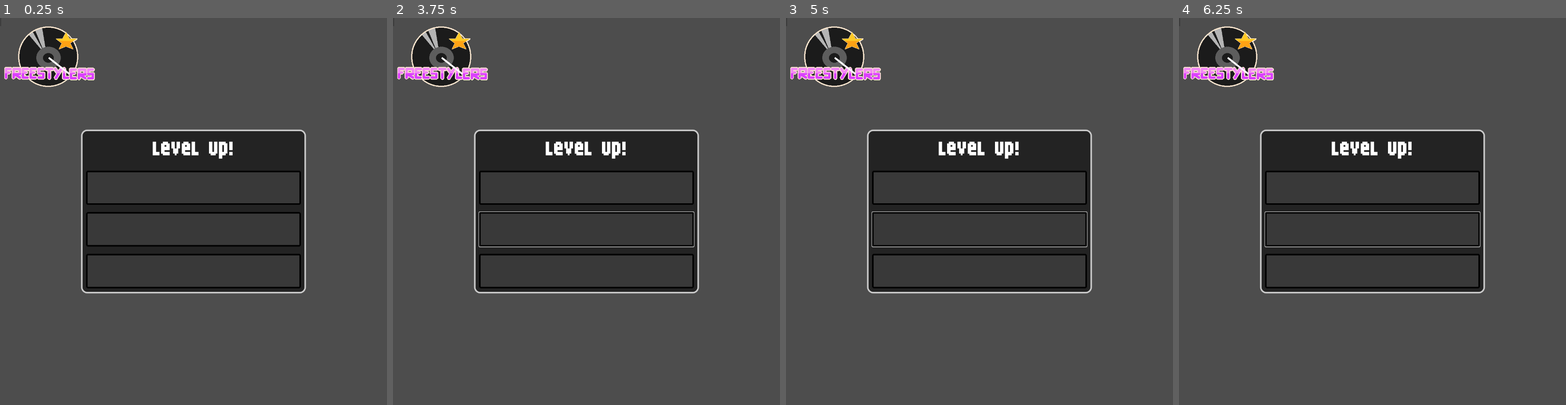
Above: before the commit, frames 1-4 (left to right).
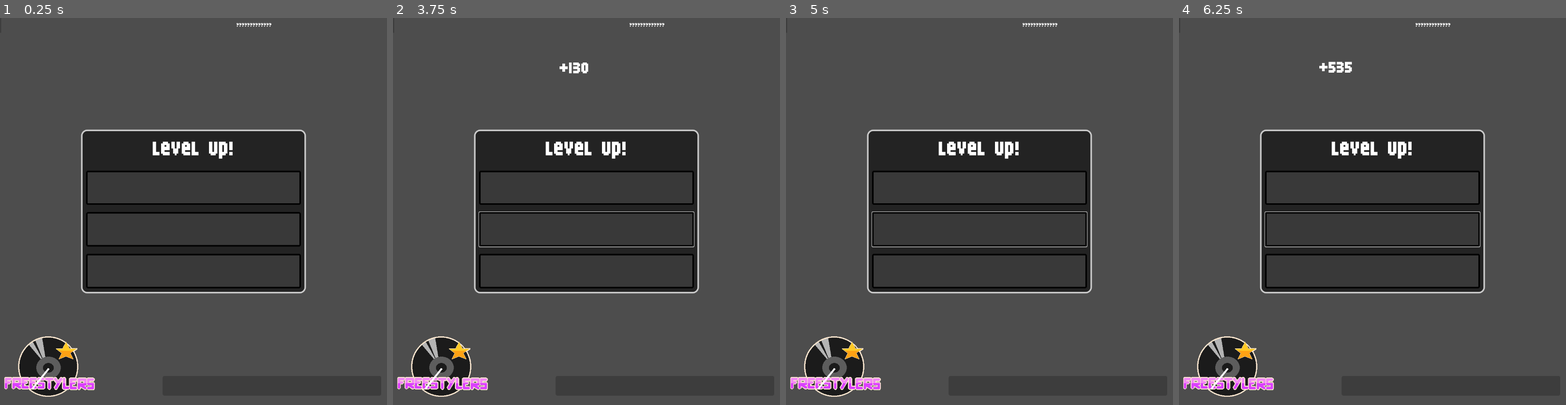
Above: after the commit, the same moments.

Repository: freesstylers/GoofyAhhCar
Game: Godot game, scene res://Assets/Scenes/UI test.tscn
Same seed, same stepped clock (60 frames per second), same inputs: the game is played once before the commit and once after it. The project has no main scene, so this scene is started directly.
Inputs (mouse positions are in pixels of both pictures, inside the frame that each line leads up to):
- Up to frame 1 (0.25 s): no input
- Up to frame 2 (3.75 s): tap Enter at 0.5 s; move the mouse to (671, 192) at 0.52 s; hold Right (right) 0.53-1.25 s; click (671, 192) at 0.67 s; click (586, 188) at 1.25 s; click (586, 230) at 2 s; click (586, 269) at 2.75 s; tap Space (Accelerate) at 3.5 s; drag from (509, 230) to (567, 288) at 3.52 s
- Up to frame 3 (5 s): move the mouse to (1018, 126) at 4.27 s; hold Right (right) from 4.28 s (still down)
- Up to frame 4 (6.25 s): release Right (right) at 5 s; tap Enter at 5 s; drag from (1353, 288) to (1256, 153) at 5.02 s; tap Space (Accelerate) at 5.75 s; move the mouse to (1488, 269) at 5.77 s; hold Left (left) from 5.78 s (still down)

The runs differ from the first frame. In frame 1, 4.1% of the frame differs, in the area x 1-71%, y 1-98%; in frame 2, 4.2%; in frame 3, 4.1%; in frame 4, 4.3%.
Error before the commit: Invalid assignment of property or key 'rotation' with value of type 'float' on a base object of type 'null instance'. (res://Assets/Scripts/spedometer.gd:16)

Commit message:
PARTICULASSSSSSSSSSSSS PUNTOS

Diff:
--- /dev/null
+++ b/clusy-cart/Assets/Prefabs/Game/exp_bar.tscn
@@ -0,0 +1,8 @@
+[gd_scene format=3 uid="uid://bkt3u3yo0vskc"]
+
+[node name="EXP bar" type="ProgressBar"]
+anchors_preset = 10
+anchor_right = 1.0
+offset_bottom = 49.0
+grow_horizontal = 2
+show_percentage = false
--- /dev/null
+++ b/clusy-cart/Assets/Prefabs/Game/point_particle.tscn
@@ -0,0 +1,24 @@
+[gd_scene load_steps=2 format=3 uid="uid://bstnh7hielj7e"]
+
+[ext_resource type="Script" path="res://Assets/Scripts/gameUI/point_particle.gd" id="1_bo3mv"]
+
+[node name="pointParticle" type="Label"]
+anchors_preset = -1
+anchor_left = -0.071875
+anchor_top = -0.0398437
+anchor_right = 0.0734375
+anchor_bottom = 0.0398437
+offset_left = -1.0
+offset_right = -1.0
+pivot_offset = Vector2(93, 51)
+theme_override_font_sizes/font_size = 72
+text = "+999"
+horizontal_alignment = 1
+vertical_alignment = 1
+script = ExtResource("1_bo3mv")
+InitialDir = Vector2(0, -1)
+InitialVel = 385.2
+Gravity = Vector2(0, 980)
+AngleRange = 45.0
+TimeToLive = 0.5
+metadata/_edit_use_anchors_ = true
--- a/clusy-cart/Assets/Prefabs/Game/speed_meter.tscn
+++ b/clusy-cart/Assets/Prefabs/Game/speed_meter.tscn
@@ -13,7 +13,7 @@
 texture = ExtResource("1_fnpr3")
 stretch_mode = 5
 script = ExtResource("2_gwepd")
-Rect = NodePath("")
+Rect = NodePath("speed stick thing")
 MinAngle = -231.0
 MaxAngle = 38.2
 MaxSpeed = 200.0
--- a/clusy-cart/Assets/Scenes/UI test.tscn
+++ b/clusy-cart/Assets/Scenes/UI test.tscn
@@ -1,9 +1,12 @@
-[gd_scene load_steps=5 format=3 uid="uid://c650k1eh1suet"]
+[gd_scene load_steps=8 format=3 uid="uid://c650k1eh1suet"]
 
 [ext_resource type="PackedScene" uid="uid://df8e5sy3ga16" path="res://Assets/Prefabs/Game/gasMeter.tscn" id="1_7lnja"]
 [ext_resource type="Theme" uid="uid://ccsfly34nw0wv" path="res://Assets/Themes/MainMenuTheme.tres" id="1_bjny1"]
 [ext_resource type="PackedScene" uid="uid://c57gjs6f7y1rs" path="res://Assets/Prefabs/Game/speed_meter.tscn" id="2_ybaca"]
+[ext_resource type="PackedScene" uid="uid://bkt3u3yo0vskc" path="res://Assets/Prefabs/Game/exp_bar.tscn" id="3_t2hj1"]
 [ext_resource type="PackedScene" uid="uid://bn0e6vrb0rly7" path="res://Assets/Prefabs/Game/Level Up Panel.tscn" id="4_ry28i"]
+[ext_resource type="PackedScene" uid="uid://bstnh7hielj7e" path="res://Assets/Prefabs/Game/point_particle.tscn" id="6_m35xq"]
+[ext_resource type="Script" path="res://Assets/Scripts/test/testParticlesPoints.gd" id="7_1al6i"]
 
 [node name="Node" type="Node"]
 
@@ -18,15 +21,53 @@
 metadata/_edit_use_anchors_ = true
 
 [node name="Gasolina" parent="Game UI" instance=ExtResource("1_7lnja")]
+layout_mode = 1
+anchor_left = 0.420312
+anchor_top = 0.925
+anchor_right = 0.985156
+anchor_bottom = 0.975781
+offset_right = 0.0
+offset_bottom = 0.0
+grow_horizontal = 0
+grow_vertical = 0
+
+[node name="EXP bar" parent="Game UI" instance=ExtResource("3_t2hj1")]
 layout_mode = 0
 anchors_preset = 0
+anchor_right = 0.0
+offset_right = 4.0
+grow_horizontal = 1
 
 [node name="speed meter" parent="Game UI" instance=ExtResource("2_ybaca")]
-layout_mode = 0
-anchors_preset = 0
+layout_mode = 1
+anchor_top = 0.800781
+anchor_right = 0.249875
+anchor_bottom = 1.00078
+grow_vertical = 1
 
 [node name="level up menu" parent="Game UI" instance=ExtResource("4_ry28i")]
 layout_mode = 1
 anchors_preset = -1
 grow_horizontal = 1
 grow_vertical = 1
+
+[node name="points" type="Label" parent="Game UI"]
+layout_mode = 1
+anchors_preset = -1
+anchor_left = 0.610937
+anchor_top = 0.009375
+anchor_right = 0.702344
+anchor_bottom = 0.0265625
+offset_right = -77.0
+text = "?????????????"
+metadata/_edit_use_anchors_ = true
+
+[node name="Control" type="Control" parent="Game UI"]
+layout_mode = 1
+anchor_left = 0.415625
+anchor_top = 0.153906
+anchor_right = 0.446875
+anchor_bottom = 0.185156
+script = ExtResource("7_1al6i")
+particle = ExtResource("6_m35xq")
+metadata/_edit_use_anchors_ = true
--- /dev/null
+++ b/clusy-cart/Assets/Scripts/gameUI/point_particle.gd
@@ -0,0 +1,41 @@
+extends Label
+
+@export var InitialDir : Vector2
+@export_range(0, 500, 0.1) var InitialVel : float
+@export var Gravity : Vector2
+@export var AngleRange : float
+@export var TimeToLive : float
+
+var amount : float
+var t = 0.0
+var vel : Vector2
+
+var rng
+
+# Called when the node enters the scene tree for the first time.
+func _ready():
+	text = "+{0}".format([amount])
+
+	rng = RandomNumberGenerator.new()
+	var angle = rng.randf_range(-AngleRange, AngleRange)
+	vel = InitialDir.rotated(deg_to_rad(angle)) * InitialVel
+	pass # Replace with function body.
+
+
+# Called every frame. 'delta' is the elapsed time since the previous frame.
+func _process(delta):
+	t += delta
+	if(t >= TimeToLive):
+		queue_free()
+		pass
+	else:
+		movement(delta)
+		pass
+	pass
+
+
+func movement(delta):
+	set_position(position + (vel * delta))
+
+	vel += Gravity * delta
+	pass
--- a/clusy-cart/Assets/Scripts/spedometer.gd
+++ b/clusy-cart/Assets/Scripts/spedometer.gd
@@ -13,7 +13,7 @@
 
 func _ready():
 	#Rect.pivot_offset.y = Rect.size.x / 2.0
-	Rect.rotation = MinAngle
+	Rect.rotation_degrees = MinAngle
 	pass
 
 func _input(event):
--- /dev/null
+++ b/clusy-cart/Assets/Scripts/test/testParticlesPoints.gd
@@ -0,0 +1,17 @@
+extends Control
+
+@export var particle : Resource
+
+var rng = RandomNumberGenerator.new()
+
+func _input(event):
+	if event.is_action_pressed("Accelerate"):
+		var text = particle.instantiate()
+		text.amount = rng.randi_range(0, 999)
+		add_child(text)
+	pass
+
+
+# Called every frame. 'delta' is the elapsed time since the previous frame.
+func _process(delta):
+	pass
Not shown, added: clusy-cart/Assets/Sprites/CangrejoButaneroPutero/Cangrejo1.png.import
Not shown, added: clusy-cart/Assets/Sprites/CangrejoButaneroPutero/Cangrejo2.png.import
Not shown, added: clusy-cart/Assets/Sprites/CangrejoButaneroPutero/Cangrejo3.png.import
Not shown, added: clusy-cart/Assets/Sprites/CangrejoButaneroPutero/Cangrejo4.png.import
Not shown, added: clusy-cart/Assets/Sprites/CangrejoButaneroPutero/Cangrejo5.png.import
Not shown, added: clusy-cart/Assets/Sprites/CangrejoButaneroPutero/Cangrejo6.png.import
Not shown, added: clusy-cart/Assets/Sprites/Ciclista/Ciclista1.png.import
Not shown, added: clusy-cart/Assets/Sprites/Ciclista/Ciclista2.png.import
Not shown, added: clusy-cart/Assets/Sprites/Ciclista/Ciclista3.png.import
Not shown, added: clusy-cart/Assets/Sprites/Ciclista/Ciclista4.png.import
Not shown, added: clusy-cart/Assets/Sprites/Ciclista/Ciclista5.png.import
Not shown, added: clusy-cart/Assets/Sprites/Ciclista/Ciclista6.png.import
(and 22 more such lines)
